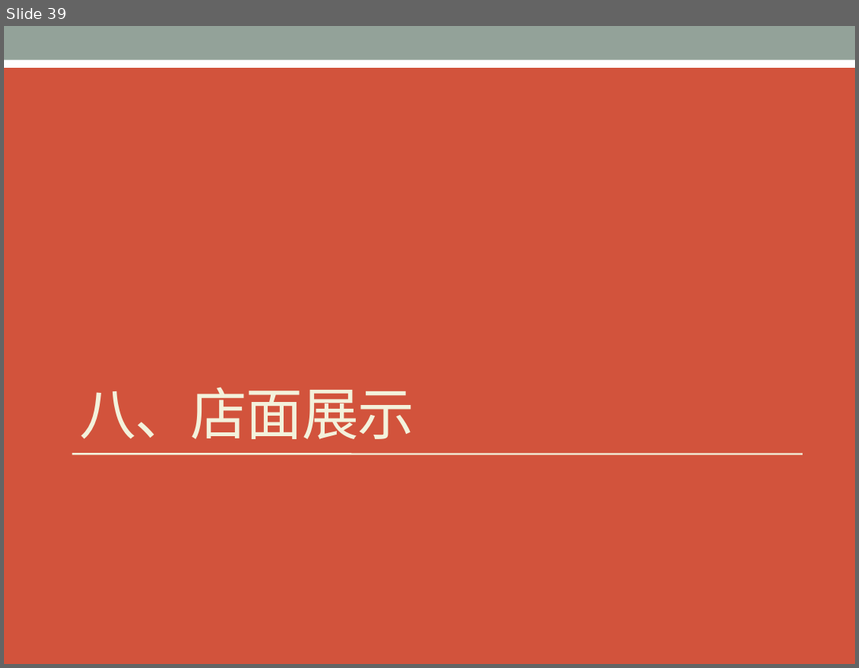
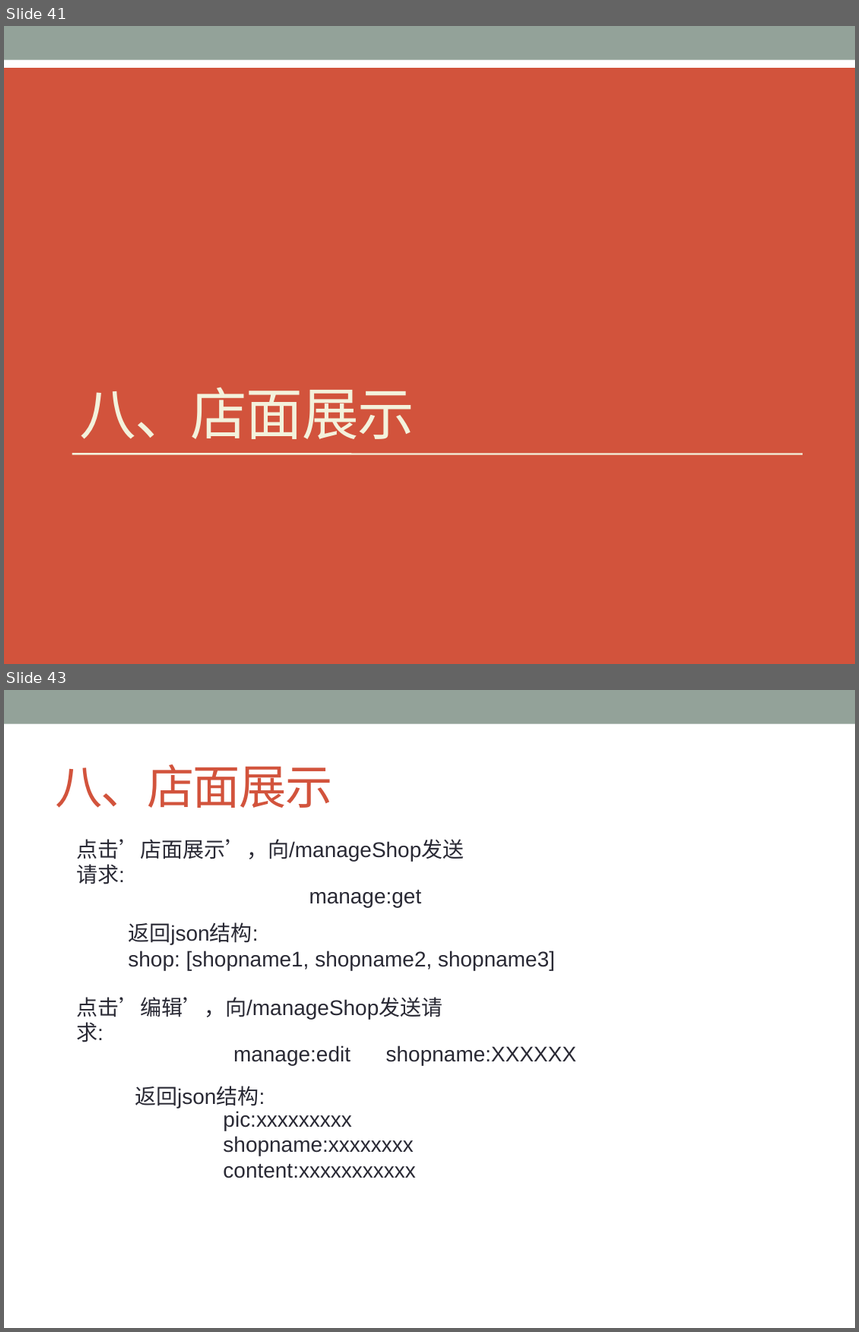
Before and after one commit to ChanSeaThink/LULLGREE, a slide deck: ZSGree前后端逻辑及接口.pptx. Shown one above the other, each under a label of ours: slide 39 before the commit, slides 41 and 43 after it; the slides between them are not shown. The pictures are 859x668 and 859x1332 pixels, drawn with LibreOffice and Linux fonts; fonts in the diff are those of the drawing. Boxes give left, top, right and bottom in pixels: in the first picture for what was removed or moved away, otherwise in the second. Text is boxed around its words. In the diff, an @@ line names an element or a change of style, - is before the commit and + after.

```diff
--- a/ZSGree前后端逻辑及接口.pptx
+++ b/ZSGree前后端逻辑及接口.pptx
@@ slide 43 added at <box>4,690,855,1328</box>, background #FFFFFF; not listed: 1 template element that a slide beside it also shows @@
@@ title added at <box>55,764,332,808</box>, 40 pt, text #D2533C @@
+八、店面展示
@@ text added at <box>76,839,464,862</box>, 18 pt, text #292934 @@
+点击’店面展示’，向/manageShop发送请求:
@@ text added at <box>310,890,422,907</box>, 18 pt, text #292934 @@
+manage:get
@@ text added at <box>128,923,555,970</box>, 18 pt, text #292934 @@
+返回json结构:
+shop: [shopname1, shopname2, shopname3]
@@ text added at <box>76,997,443,1020</box>, 18 pt, text #292934 @@
+点击’编辑’，向/manageShop发送请求:
@@ text added at <box>234,1046,576,1065</box>, 18 pt, text #292934 @@
+manage:edit shopname:XXXXXX
@@ text added at <box>135,1086,265,1109</box>, 18 pt, text #292934 @@
+返回json结构:
@@ text added at <box>223,1111,415,1179</box>, 18 pt, text #292934 @@
+pic:xxxxxxxxx
+shopname:xxxxxxxx
+content:xxxxxxxxxxx
@@ what was slide 39 is now slide 41 @@
```
Also in this commit, not shown: 1 slide changed, 7 other slides added, 3 slides removed.
